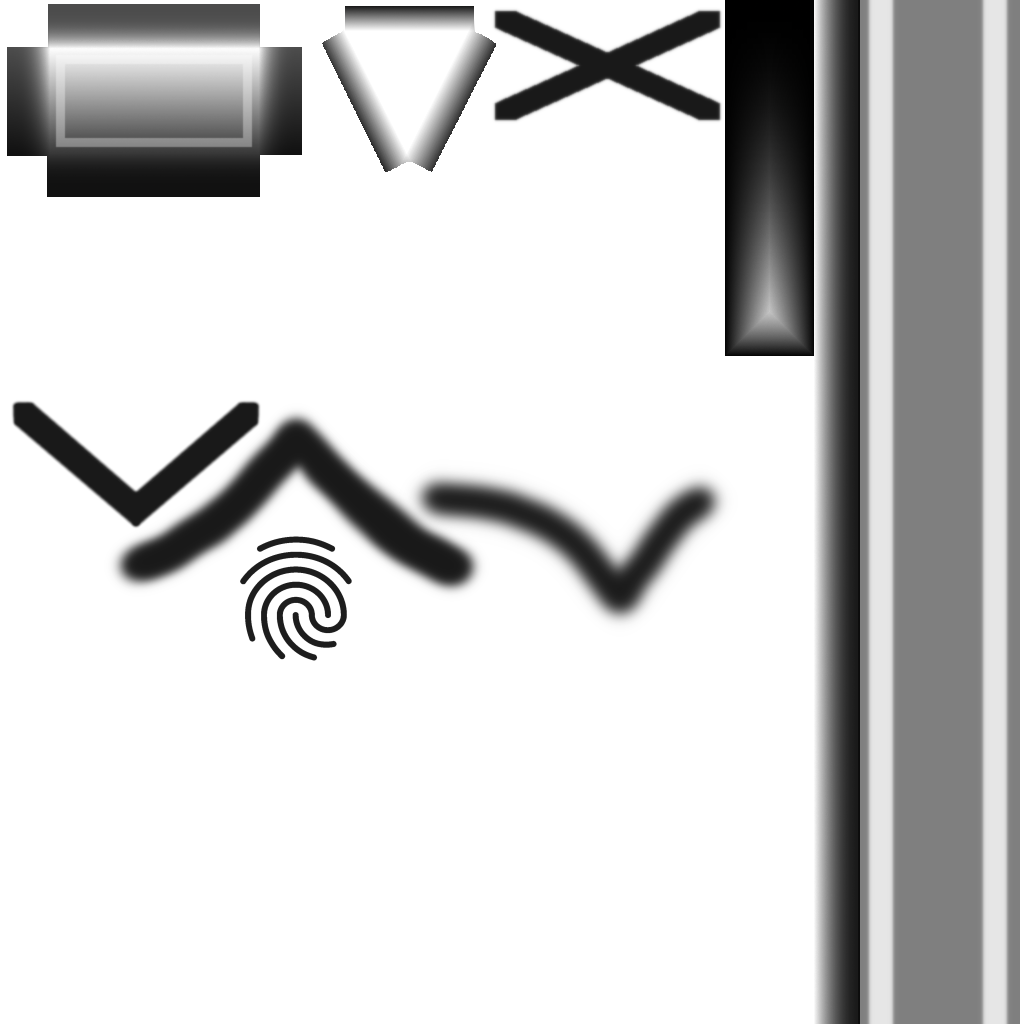
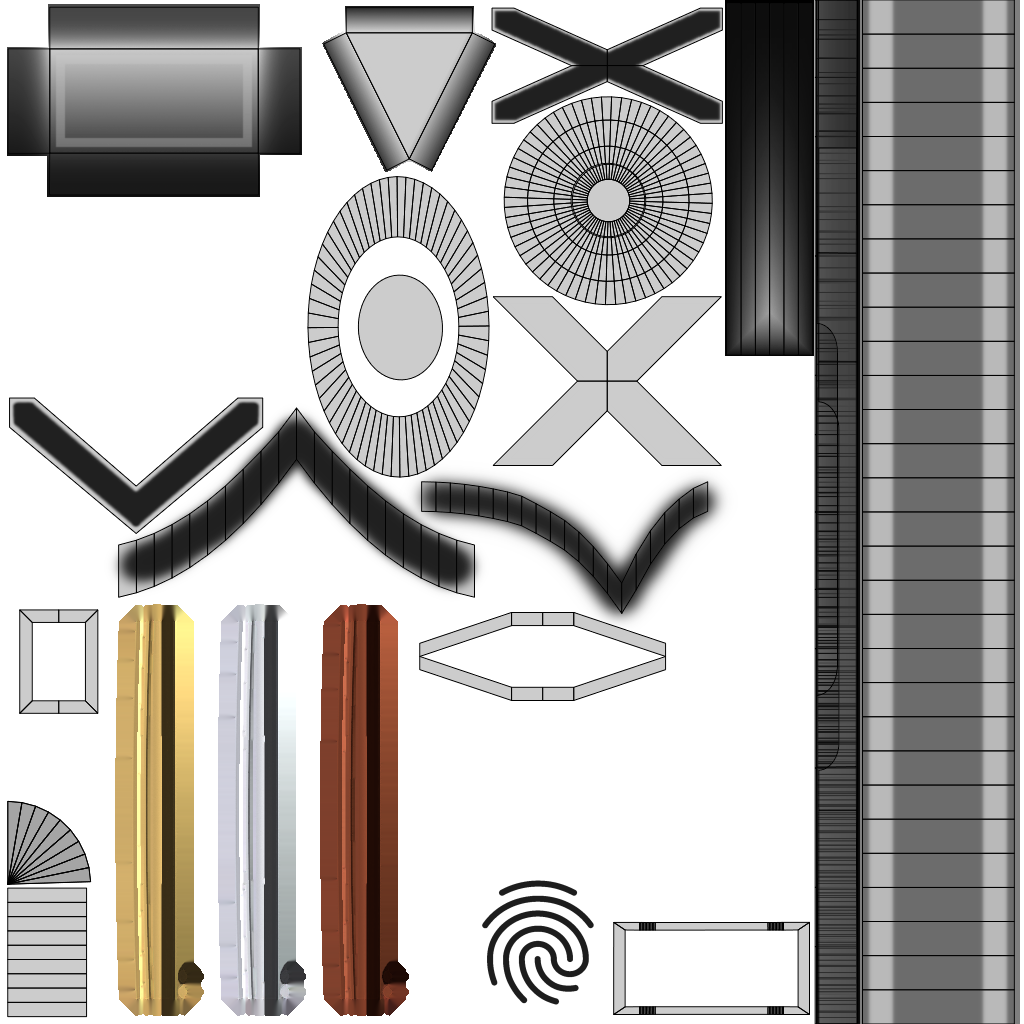
Two versions of the same layered image (1024 × 1024). Layer-by-layer changes:
showed group "uvLayout" (18 layers) over [left=7, top=0, right=1015, bottom=1024]
added layer "arpeggioZeroLeft" in group "uvLayout" over [left=419, top=612, right=544, bottom=701]
added layer "arpeggioZeroRight" in group "uvLayout" over [left=542, top=612, right=667, bottom=701]
added group "Frets" with 3 layers above "FingerPrintIcon" over [left=115, top=604, right=409, bottom=1016]
added layer "FretGold" in group "Frets" over [left=115, top=604, right=204, bottom=1016]
added layer "FretSilver" in group "Frets" over [left=218, top=604, right=306, bottom=1016]
added layer "FretBronze" in group "Frets" over [left=320, top=604, right=409, bottom=1016]
painted on "FingerPrintIcon" over [left=240, top=536, right=594, bottom=1005]
